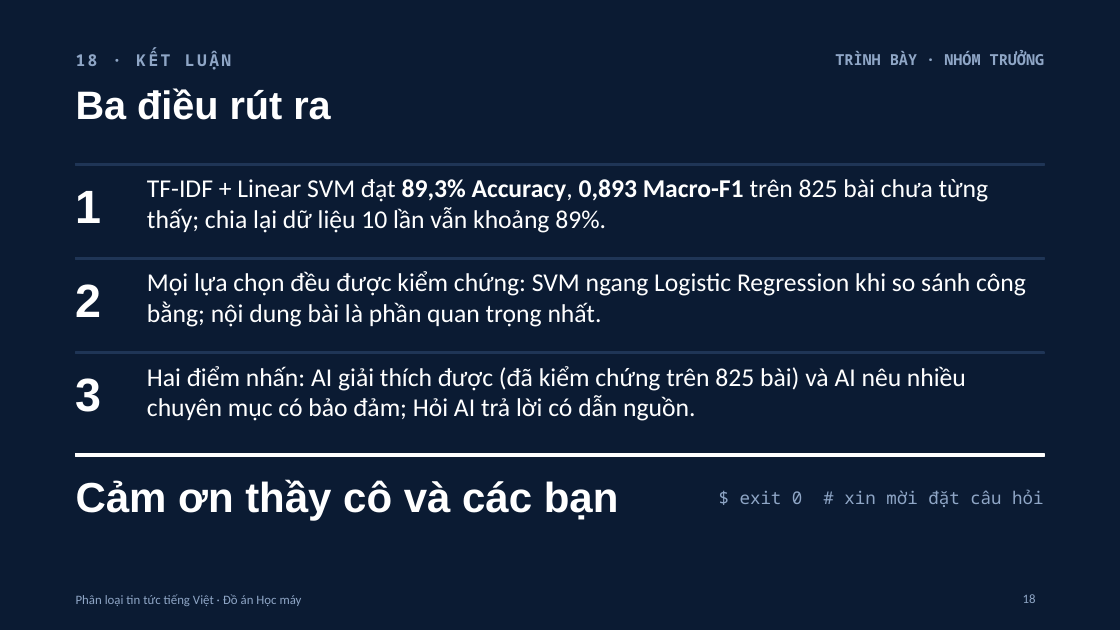
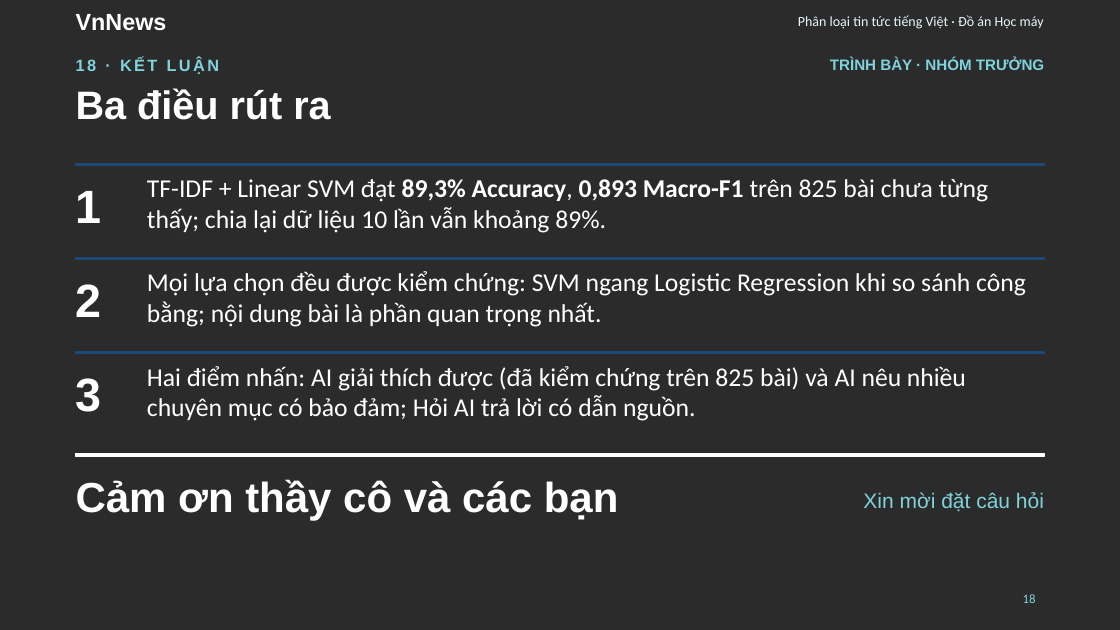
Before and after one commit to PhucHoang3010/Vietnamese-News-Classification, a slide deck: slide 18 of trinh-bay/VnNews-Slide-Do-An-Nhom.pptx. Drawn at 1120x630 pixels with LibreOffice and Linux fonts; fonts in the diff are those of the drawing; background and template pictures are left out; a plain dark background stands for a picture behind light text. Boxes give left, top, right and bottom in pixels: in the first picture for what was removed or moved away, otherwise in the second. Text is boxed around its words. In the diff, an @@ line names an element or a change of style, - is before the commit and + after.

```diff
--- a/trinh-bay/VnNews-Slide-Do-An-Nhom.pptx
+++ b/trinh-bay/VnNews-Slide-Do-An-Nhom.pptx
@@ background #0B1B33 to picture (left out) @@
@@ text added at [76,14,167,31], 20 pt, text #FFFFFF, bold @@
+VnNews
@@ text "Phân loại tin tức tiếng ...": place and size @@
-text "Phân loại tin tức tiếng ..." at [76,594,302,606]
+text "Phân loại tin tức tiếng ..." at [798,15,1044,29]
@@ text "Phân loại tin tức tiếng ..." at [798,15,1044,29]: size 11 to 12 pt, text colour #8FA6C6 to #E6F7FA; alignment left to right @@
@@ text "18 · KẾT LUẬN" at [76,57,219,74]: font Noto Sans Mono to Arial, text colour #8FA6C6 to #7FD3DC @@
@@ text "TRÌNH BÀY · NHÓM TRƯỞNG" at [830,58,1044,70]: font Noto Sans Mono to Arial, text colour #8FA6C6 to #7FD3DC @@
@@ fill #1F3556 to #1B4A7A; outline #1F3556 1 pt to #1B4A7A 1 pt in 3 elements at [76,164,1044,166], [76,258,1044,260], [76,352,1044,354] @@
@@ text at [863,492,1044,511]: text changed; size 15 to 18 pt; font Noto Sans Mono to Arial; text colour #8FA6C6 to #7FD3DC @@
-$ exit 0 # xin mời đặt câu hỏi
+Xin mời đặt câu hỏi
@@ page number at [1023,594,1036,603]: text colour #8FA6C6 to #7FD3DC @@
```
Also in this commit, not shown: 17 other slides changed, 5 other files.
